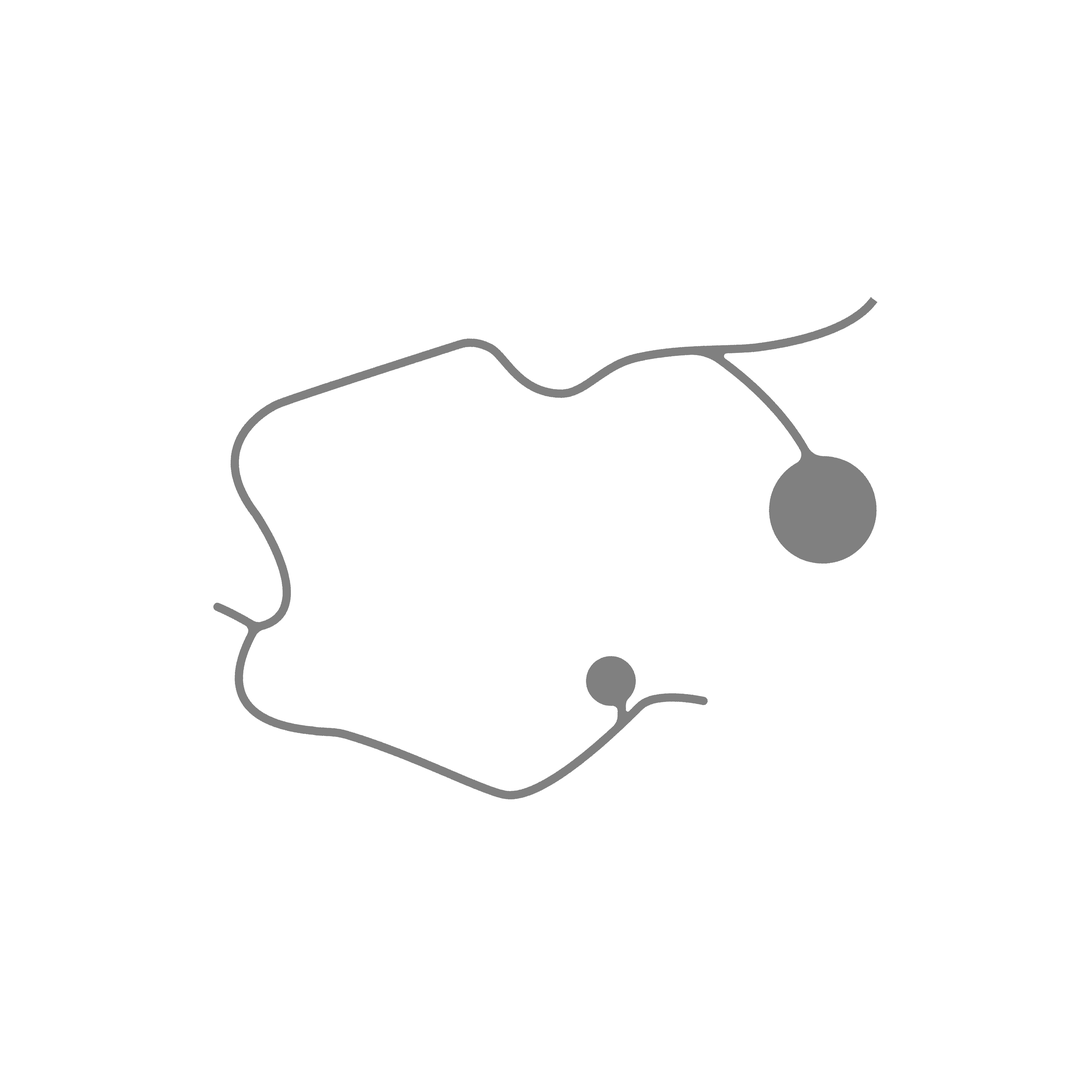
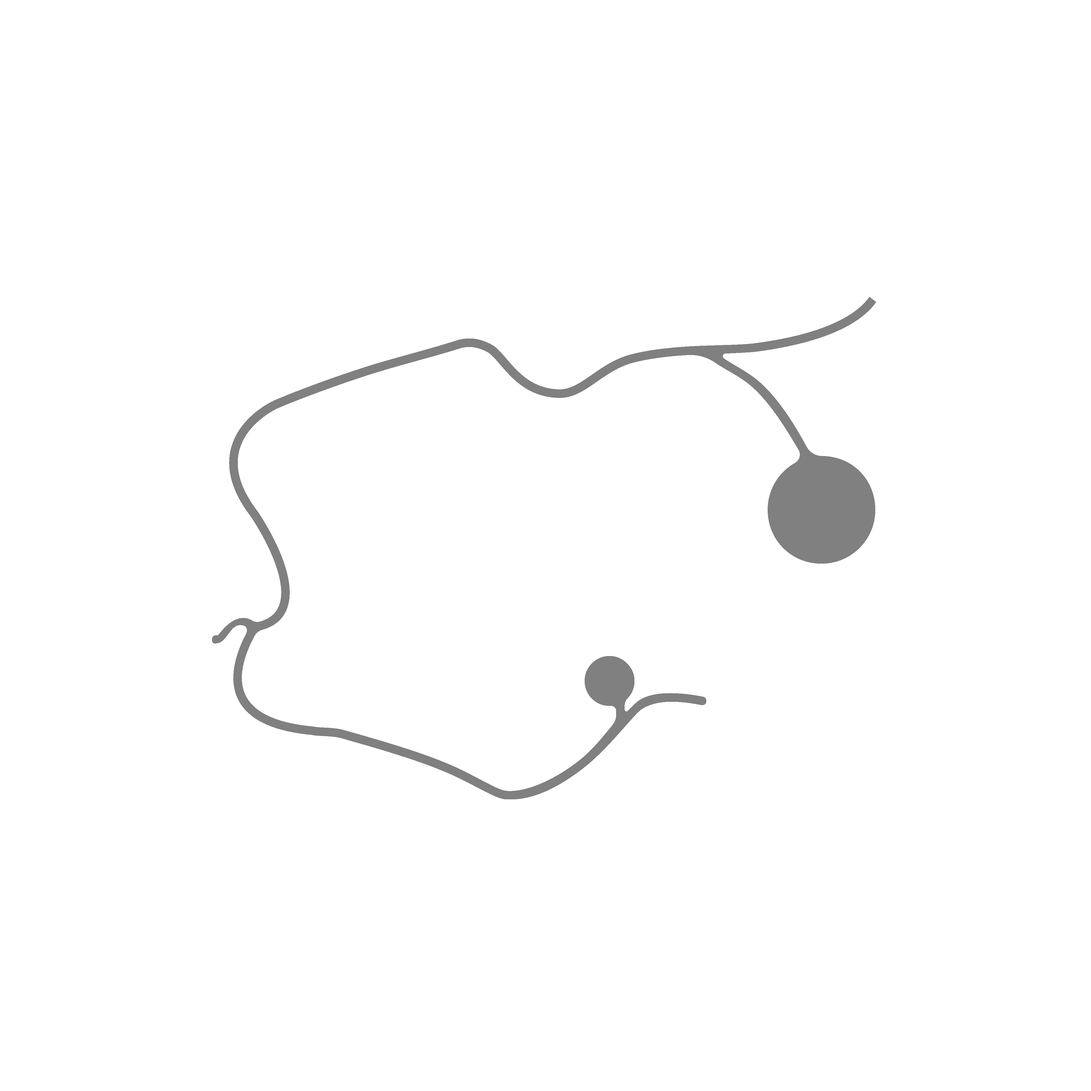
Two versions of the same layered image (1091x1091). Layer-by-layer changes:
painted on "Layer 1" over (x1=212, y1=297, x2=878, y2=800)
